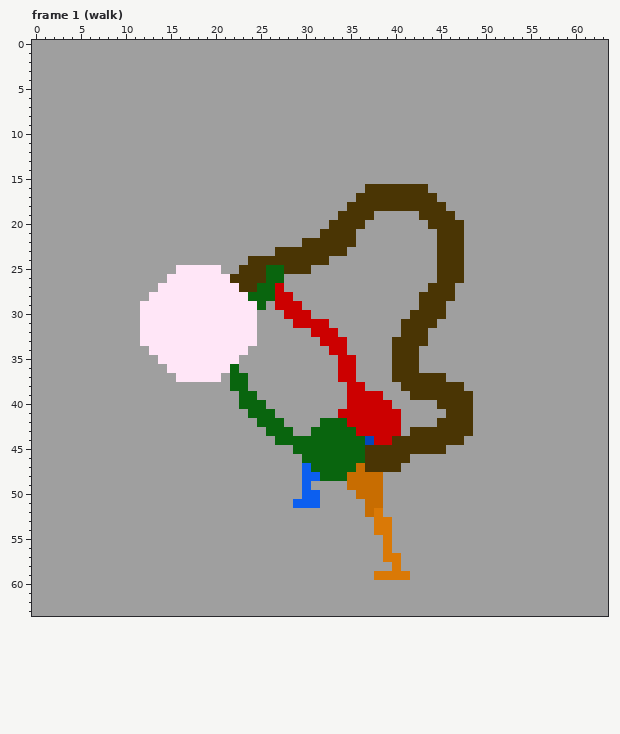
Pixel-art file: Art/Sprites/flor-malvada.ase. The first picture shows the starting point.
64x64 pixels, 16 frames. Colours within 5 levels of each other are drawn and written as one. Shown: frame 1 (walk). The commit also changed other frames, which this record leaves out.
New version:
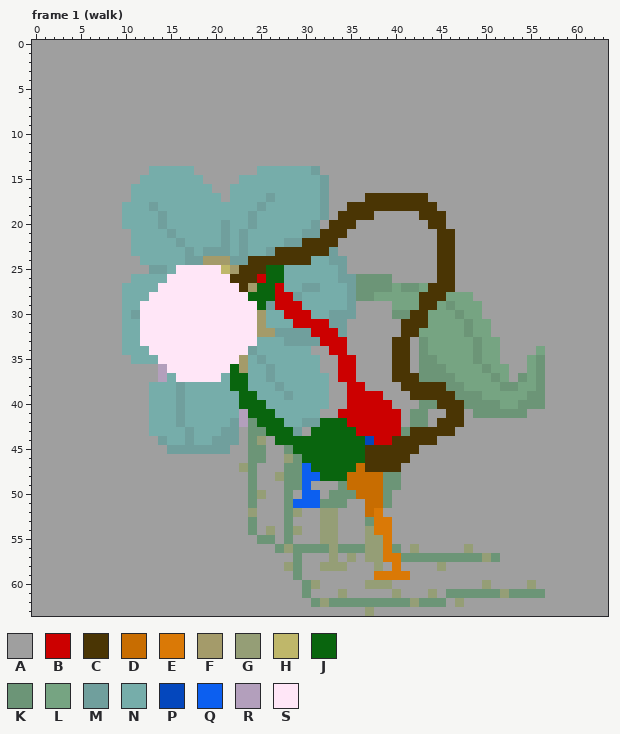
Palette (. is transparent): A #9f9f9f  B #cc0000  C #4a3504  D #c86d01  E #da7906  F #a49b6a  G #959e76  H #bfb76a  J #09650e  K #6c9577  L #76a482  M #709f9d  N #76adaa  P #0447bd  Q #0c5ff0  R #b39fbc  S #ffe6f7
Commit message: 🎨 afinar o corpo da florzinha
The edit:
layer "florzinha" now shown
Changed rows in their new state; - is an unchanged pixel.
Frame 1 (walk), layers "tronco", "florzinha":
first column x 10:
14 ---NNNNN-------NNNNNNM-------------------------
15 --NNNNNNN----NNNNNNNNNM------------------------
16 -NNNNNNNNN--NNNNNNNNNNM----AAAAAAA-------------
17 -NNNNNNNNNN-NNNNMNNNNNM---A-------A------------
18 NNNMNNNNNNNNNNNMNNNNNNM------------A-----------
19 NNNNMNNNNNNNNNMNNNNNNNM-------------A----------
20 NNNNMNNNNNNMNNMNNNNNNM----A---------AA---------
21 -NNNNMNNNNNMNMNNNNNNMM---A-----------A---------
22 -NNNNNMNNNNMNMNNNNMM----AA-----------A---------
23 -NNNNNNMNMMMNMNNM------MA------------A---------
24 --NNNNNMMFFFMM-------NNMM------------A---------
25 ---MMN-----HF-----NNNNNNM------------A---------
26 -NNNN----------B--NNNNNNMMKKKK-------A---------
27 NNNN----------F---NNMMNNNMKKKKLKKL-------------
28 NNN----------------MNNNNNMKKLLLLL---LLL--------
29 NN--------------M---NNNNNM----LLL--LKLLL-------
30 NM-------------FNN---NNMMM----KK--LLLKLL-------
31 NN-------------FNNN----MM---------LLLLKLL------
32 NN-------------FFMMMM---M--------LLLLLKLL------
33 NN-------------NNNMMMM----------AKLLLLLKLL-----
34 NNN-----------MNNNNNN-----------AKLLLLLKLL----L
35 -NNN---------FNMNNNNNN----------AKKLLLLKLL---LK
36 ----R--------FNNMNNNNN----------AKKKLLLLKLL--LK
37 ----RN-----N--NNMNNNNNN----------KKKKLLLLKL-KLK
38 ---NNNMNNNNN--NNNMNNNNN-------------KKLLLLKKLLK
39 ---NNNMNNNNNN--NNNMNNNN--------------KKKLLLLLKK
40 ---NNNMNNNNNN---NNNNNNN----------KK---KKKKLLKKK
41 ---NNNMNNNNNNR---NNNNN----------KK----AKKKKKK--
42 ---NNNMNNNNNMRK---NNMM----------KK----A--------
43 ---NNNNMNNNMM-KK---M-----------K-----AA--------
44 ----MNNMNNMMM-KG-------------------AAA---------
45 -----MMMMMMM--KK--K--------------AAA-----------
46 --------------KK--GK---------------------------
47 -------------GK---KK---------------------------
48 --------------K--GKK---------KK----------------
49 --------------K---KK----K----KK----------------
50 --------------KG--K----KKK---K-----------------
51 --------------K---K---KKK----K-----------------
52 --------------G---KG--GG-----------------------
53 --------------K---K---GG---K-------------------
54 --------------K-G-KG--GG---G-------------------
55 ---------------KK-K---GG---GG------------------
56 -----------------KGKKKKGKKKGG-K-G-----G--------
57 -------------------K---G-G-GG--KKKKKKKKKGK-----
58 ------------------GK--GGG---G------G-----------
59 -------------------K---------------------------
60 --------------------KG-----GGG----------G----G-
61 --------------------K---G-----G---G-KKKKKKGKKKK
62 ---------------------KGKKKKKKKKKGKKK-G---------
63 ---------------------------G-------------------
Boxes around the changes in both pictures, in picture pixels (x1, y1, x2, y2):
changed: (122, 166, 545, 616)
